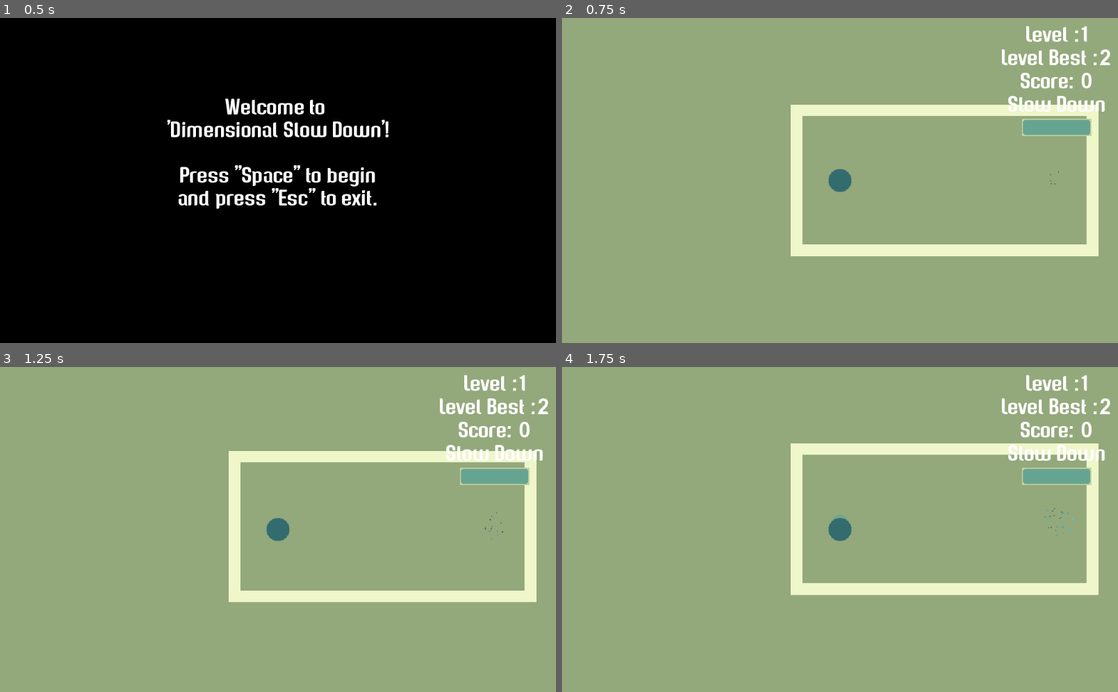
Above: before the commit, frames 1-4 (two rows, left to right).
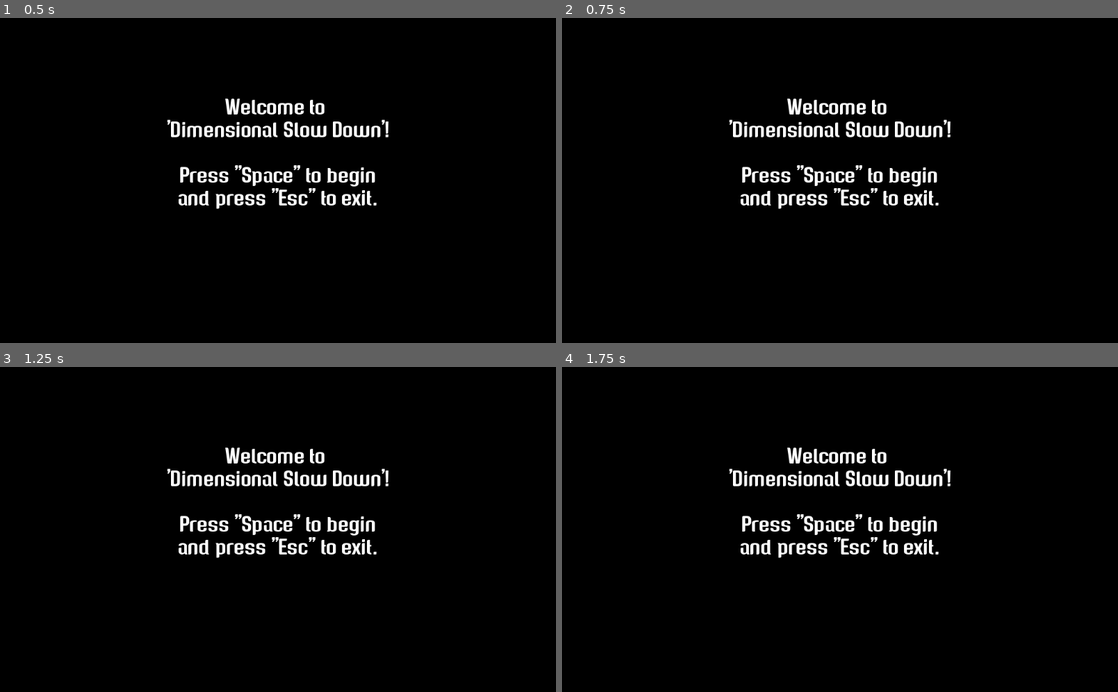
Above: after the commit, the same moments.

Repository: CoderJet/MGJ-2019
Game: Godot game, scene res://src/scenes/title.tscn
Same seed, same stepped clock (60 frames per second), same inputs: the game is played once before the commit and once after it. After the commit the project has no main scene; this scene is started directly in both runs.
Inputs (mouse positions are in pixels of both pictures, inside the frame that each line leads up to):
- Up to frame 1 (0.5 s): no input
- Up to frame 2 (0.75 s): tap Space (activate, bound only before the commit) at 0.5 s; move the mouse to (962, 164) at 0.52 s; hold Space (activate, bound only before the commit) from 0.53 s (still down); click (962, 164) at 0.67 s
- Up to frame 3 (1.25 s): keep holding Space (activate, bound only before the commit)
- Up to frame 4 (1.75 s): move the mouse to (817, 526) at 1.27 s; release Space (activate, bound only before the commit) at 1.28 s; tap Space (activate, bound only before the commit) at 1.35 s; click (817, 526) at 1.42 s

Frame 1 is identical in both runs. In frame 2, 100% of the frame differs, in the area x 0-100%, y 0-100%; in frame 3, 100%; in frame 4, 100%.
Error before the commit: Attempt to call function 'get_child' in base 'null instance' on a null instance. (res://src/scenes/world.gd:16)

Commit message:
Working on THE GAUNTLET

Diff:
--- a/project.godot
+++ b/project.godot
@@ -27,12 +27,13 @@
 [application]
 
 config/name="MGJ-2019"
-run/main_scene="res://src/scenes/title.tscn"
+run/main_scene="res://src/scenes/world.tscn"
 config/icon="res://icon.png"
 
 [autoload]
 
 globals="*res://src/globals/globals.gd"
+MusicPlayer="*res://src/scenes/MusicPlayer.tscn"
 
 [input]
 
@@ -50,16 +51,6 @@
 , Object(InputEventKey,"resource_local_to_scene":false,"resource_name":"","device":0,"alt":false,"shift":false,"control":false,"meta":false,"command":false,"pressed":false,"scancode":46,"unicode":0,"echo":false,"script":null)
  ]
 }
-activate={
-"deadzone": 0.5,
-"events": [ Object(InputEventKey,"resource_local_to_scene":false,"resource_name":"","device":0,"alt":false,"shift":false,"control":false,"meta":false,"command":false,"pressed":false,"scancode":32,"unicode":0,"echo":false,"script":null)
- ]
-}
-exit={
-"deadzone": 0.5,
-"events": [ Object(InputEventKey,"resource_local_to_scene":false,"resource_name":"","device":0,"alt":false,"shift":false,"control":false,"meta":false,"command":false,"pressed":false,"scancode":16777217,"unicode":0,"echo":false,"script":null)
- ]
-}
 
 [layer_names]
 
--- a/src/globals/globals.gd
+++ b/src/globals/globals.gd
@@ -92,22 +92,22 @@
 	level_details[9].dead_eye_value = level_details[9].max_dead_eye
 	level_details[9].level_best = 100
 	level_details[9].level_no = 8
-	level_details[9].level_colours = game_colours[1]
+	level_details[9].level_colours = game_colours[0]
 
 	level_details[10].max_dead_eye = 0.5
 	level_details[10].dead_eye_value = level_details[10].max_dead_eye
 	level_details[10].level_best = 100
 	level_details[10].level_no = 8
-	level_details[10].level_colours = game_colours[1]
+	level_details[10].level_colours = game_colours[0]
 
 	level_details[11].max_dead_eye = 0.5
 	level_details[11].dead_eye_value = level_details[11].max_dead_eye
 	level_details[11].level_best = 100
 	level_details[11].level_no = 8
-	level_details[11].level_colours = game_colours[1]
+	level_details[11].level_colours = game_colours[0]
 
-	level_details[12].max_dead_eye = 0.5
+	level_details[12].max_dead_eye = 2.0
 	level_details[12].dead_eye_value = level_details[12].max_dead_eye
 	level_details[12].level_best = 100
 	level_details[12].level_no = 8
-	level_details[12].level_colours = game_colours[1]
+	level_details[12].level_colours = game_colours[0]
--- /dev/null
+++ b/src/scenes/World-12.tscn
@@ -0,0 +1,170 @@
+[gd_scene load_steps=5 format=2]
+
+[ext_resource path="res://src/scenes/world-template.tscn" type="PackedScene" id=1]
+[ext_resource path="res://src/obstacle/obstacle.tscn" type="PackedScene" id=2]
+[ext_resource path="res://src/entities/rotator.tscn" type="PackedScene" id=3]
+[ext_resource path="res://src/entities/Enemies/enemy.tscn" type="PackedScene" id=4]
+
+[node name="World" index="0" instance=ExtResource( 1 )]
+level_no = 12
+
+[node name="CollisionPolygon2D" parent="." index="0"]
+polygon = PoolVector2Array( -200, 0, 200, 0, 200, 2500, -200, 2500 )
+
+[node name="Obstacles" parent="." index="1"]
+editor/display_folded = true
+
+[node name="Obstacle2" parent="Obstacles" index="0" instance=ExtResource( 2 )]
+position = Vector2( 200, 1250 )
+rotation = -1.57079
+scale = Vector2( 78, 0.5 )
+
+[node name="Obstacle18" parent="Obstacles" index="1" instance=ExtResource( 2 )]
+position = Vector2( -200, 1250 )
+rotation = -1.57079
+scale = Vector2( 78, 0.5 )
+
+[node name="Obstacle3" parent="Obstacles" index="2" instance=ExtResource( 2 )]
+position = Vector2( 0, 0 )
+rotation = 0.0
+scale = Vector2( 13, 0.5 )
+
+[node name="Obstacle5" parent="Obstacles" index="3" instance=ExtResource( 2 )]
+position = Vector2( -50, 540 )
+rotation = 0.0
+
+[node name="Obstacle6" parent="Obstacles" index="4" instance=ExtResource( 2 )]
+position = Vector2( 38, 640 )
+rotation = 0.0
+
+[node name="Obstacle7" parent="Obstacles" index="5" instance=ExtResource( 2 )]
+position = Vector2( -47.2925, 740 )
+rotation = 0.0
+
+[node name="Obstacle8" parent="Obstacles" index="6" instance=ExtResource( 2 )]
+position = Vector2( 130, 830 )
+rotation = 0.0
+scale = Vector2( 4, 0.5 )
+
+[node name="Obstacle10" parent="Obstacles" index="7" instance=ExtResource( 2 )]
+position = Vector2( 40, 900 )
+rotation = 0.0
+scale = Vector2( 4, 0.5 )
+
+[node name="Obstacle11" parent="Obstacles" index="8" instance=ExtResource( 2 )]
+position = Vector2( -141.878, 900 )
+rotation = 0.0
+scale = Vector2( 4, 0.5 )
+
+[node name="Obstacle13" parent="Obstacles" index="9" instance=ExtResource( 2 )]
+position = Vector2( -62.2944, 970.681 )
+rotation = 0.0
+scale = Vector2( 4, 0.5 )
+
+[node name="Obstacle17" parent="Obstacles" index="10" instance=ExtResource( 2 )]
+position = Vector2( -110, 1040 )
+rotation = 0.0
+scale = Vector2( 6, 0.5 )
+
+[node name="Obstacle14" parent="Obstacles" index="11" instance=ExtResource( 2 )]
+position = Vector2( 140, 970 )
+rotation = 0.0
+scale = Vector2( 4, 0.5 )
+
+[node name="Obstacle15" parent="Obstacles" index="12" instance=ExtResource( 2 )]
+position = Vector2( 50, 1040 )
+rotation = 0.0
+scale = Vector2( 4, 0.5 )
+
+[node name="Obstacle16" parent="Obstacles" index="13" instance=ExtResource( 2 )]
+position = Vector2( -6.22646, 1010 )
+rotation = 1.57079
+scale = Vector2( 2, 0.5 )
+
+[node name="Obstacle12" parent="Obstacles" index="14" instance=ExtResource( 2 )]
+position = Vector2( 140, 900 )
+rotation = 0.0
+scale = Vector2( 4, 0.5 )
+
+[node name="Obstacle9" parent="Obstacles" index="15" instance=ExtResource( 2 )]
+position = Vector2( -100, 830 )
+rotation = 0.0
+scale = Vector2( 6.5, 0.5 )
+
+[node name="Obstacle4" parent="Obstacles" index="16" instance=ExtResource( 2 )]
+position = Vector2( 0, 2500 )
+rotation = 0.0
+scale = Vector2( 13, 0.5 )
+
+[node name="Rotator" parent="Enemies" index="0" instance=ExtResource( 3 )]
+position = Vector2( -7.59998, 156.35 )
+scale = Vector2( 10, 4 )
+speed = 0.001
+travel_points = [ Vector2( 0, 180 ), Vector2( 0, 1700 ) ]
+rotate_amount = 10
+
+[node name="Rotator3" parent="Enemies" index="1" instance=ExtResource( 3 )]
+position = Vector2( -7.59998, 156.35 )
+rotation = 0.785398
+scale = Vector2( 10, 4 )
+speed = 0.001
+travel_points = [ Vector2( 0, 180 ), Vector2( 0, 1700 ) ]
+rotate_amount = 10
+
+[node name="Rotator4" parent="Enemies" index="2" instance=ExtResource( 3 )]
+position = Vector2( -7.59998, 156.35 )
+rotation = 2.35619
+scale = Vector2( 10, 4 )
+speed = 0.001
+travel_points = [ Vector2( 0, 180 ), Vector2( 0, 1700 ) ]
+rotate_amount = 10
+
+[node name="Rotator2" parent="Enemies" index="3" instance=ExtResource( 3 )]
+position = Vector2( -7.59998, 156.35 )
+rotation = 1.5708
+scale = Vector2( 10, 4 )
+speed = 0.001
+travel_points = [ Vector2( 0, 180 ), Vector2( 0, 1700 ) ]
+rotate_amount = 10
+
+[node name="Enemy" parent="Enemies" index="4" instance=ExtResource( 4 )]
+position = Vector2( 150, 1150 )
+speed = 0.04
+travel_points = [ Vector2( 150, 1150 ), Vector2( -150, 1150 ) ]
+
+[node name="Enemy2" parent="Enemies" index="5" instance=ExtResource( 4 )]
+position = Vector2( -150, 1210 )
+speed = 0.05
+travel_points = [ Vector2( -150, 1210 ), Vector2( 150, 1210 ) ]
+
+[node name="Enemy5" parent="Enemies" index="6" instance=ExtResource( 4 )]
+position = Vector2( -70, 1080 )
+speed = 0.02
+travel_points = [ Vector2( -70, 1080 ), Vector2( -70, 1410 ) ]
+
+[node name="Enemy6" parent="Enemies" index="7" instance=ExtResource( 4 )]
+position = Vector2( 60, 1080 )
+speed = 0.03
+travel_points = [ Vector2( 60, 1080 ), Vector2( 60, 1410 ) ]
+
+[node name="Enemy7" parent="Enemies" index="8" instance=ExtResource( 4 )]
+position = Vector2( 0, 1410 )
+travel_points = [ Vector2( 0, 1410 ), Vector2( 0, 1080 ) ]
+
+[node name="Enemy3" parent="Enemies" index="9" instance=ExtResource( 4 )]
+position = Vector2( 150, 1280 )
+speed = 0.045
+travel_points = [ Vector2( 150, 1280 ), Vector2( -150, 1280 ) ]
+
+[node name="Enemy4" parent="Enemies" index="10" instance=ExtResource( 4 )]
+position = Vector2( -150, 1350 )
+speed = 0.055
+travel_points = [ Vector2( -150, 1350 ), Vector2( 150, 1350 ) ]
+
+[node name="Player" parent="." index="3"]
+position = Vector2( 0, 460 )
+
+[node name="SceneExit" parent="." index="5"]
+position = Vector2( 1.70555, 2400 )
+
+[editable path="Player"]
